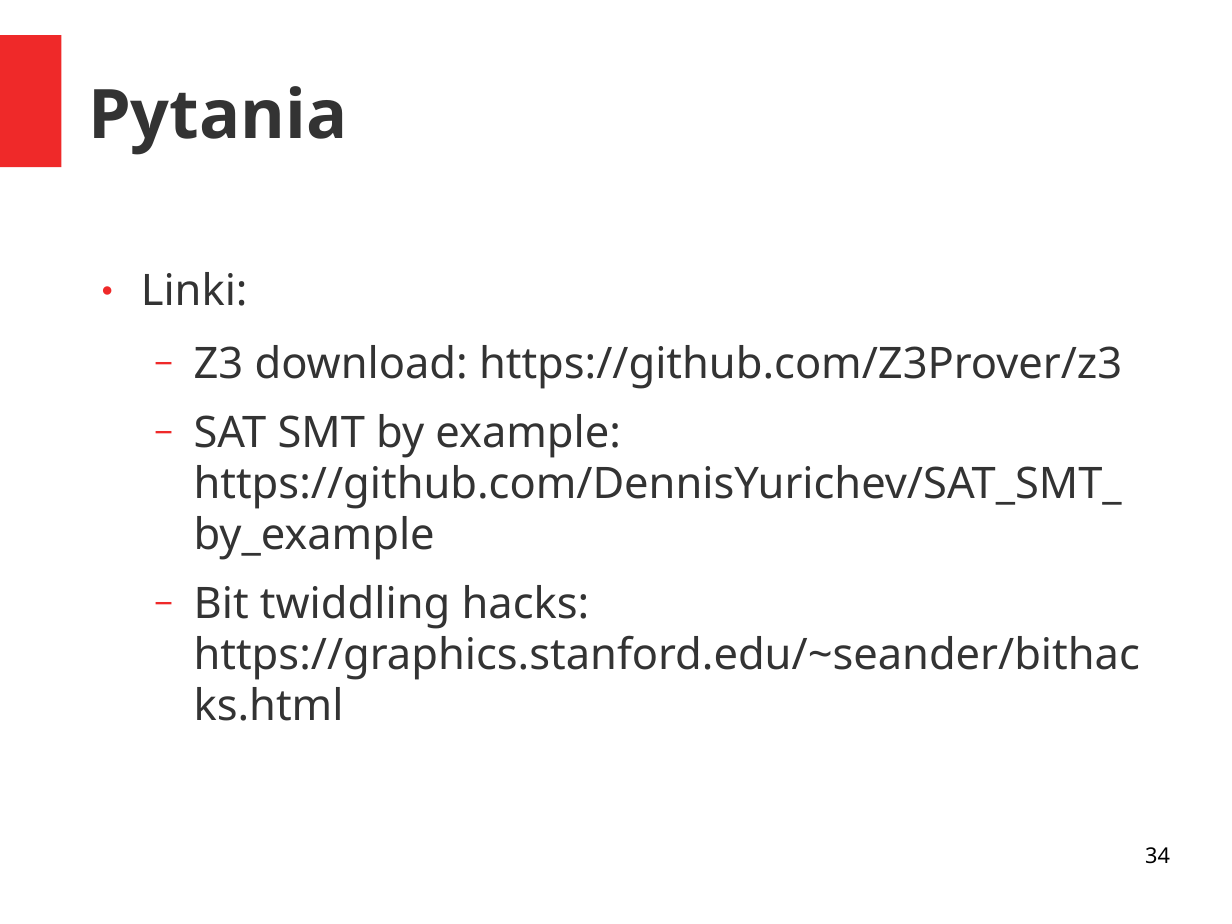
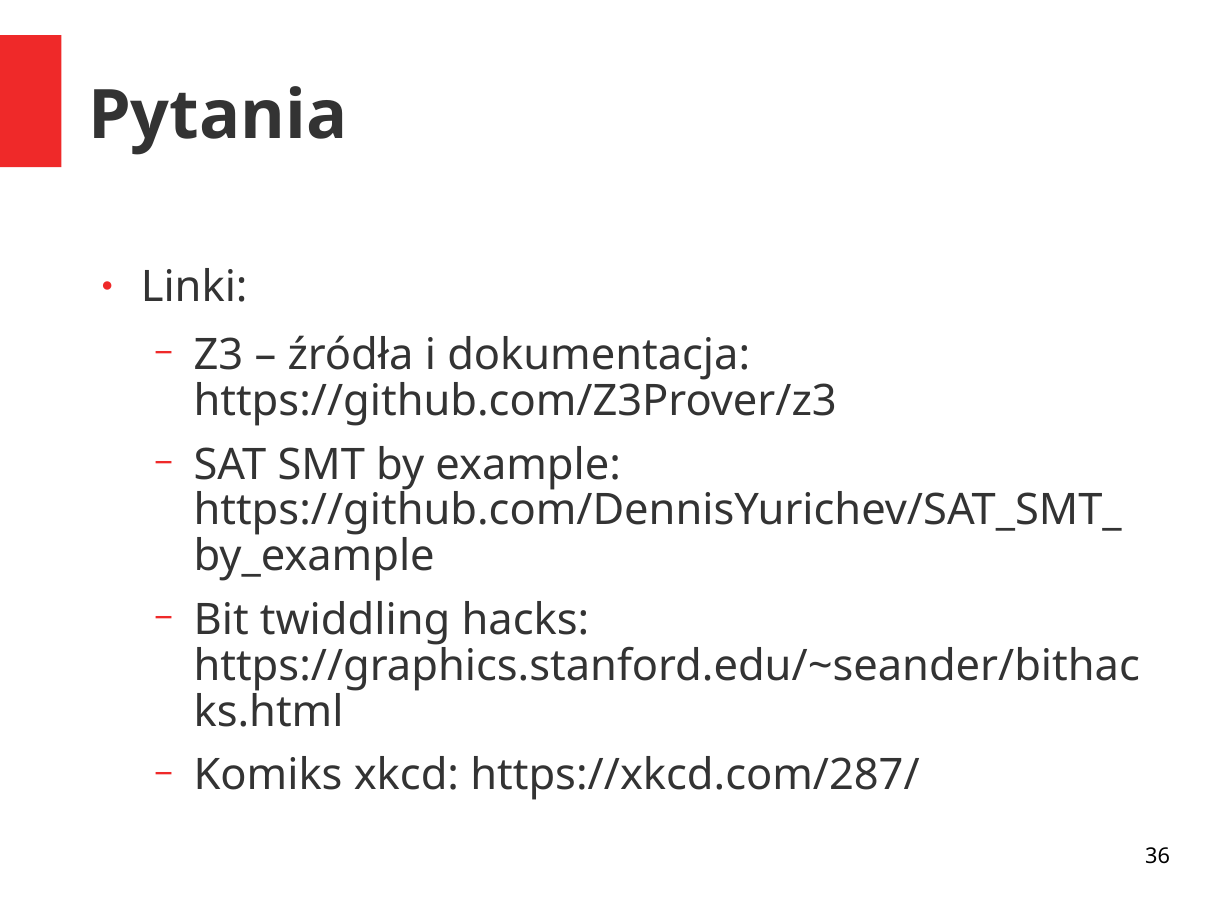
Before and after one commit to akrasuski1/presentation-z3, a slide deck: slide 36 of prez.ppt (slide 34 before the commit). Drawn at 1232x924 pixels with LibreOffice and Linux fonts; fonts in the diff are those of the drawing. Boxes give left, top, right and bottom in pixels: in the first picture for what was removed or moved away, otherwise in the second. Text is boxed around its words. In the diff, an @@ line names an element or a change of style, - is before the commit and + after.

Commit message:
Fixed bit hack example

```diff
--- a/prez.ppt
+++ b/prez.ppt
@@ text at [141, 268, 1140, 727]: line spacing 0.98 to 0.88 @@
@@ text at [194, 335, 837, 426]: text changed @@
-  − Z3 download: https://github.com/Z3Prover/z3
+  − Z3 – źródła i dokumentacja: https://github.com/Z3Prover/z3
@@ text at [194, 756, 919, 800]: paragraph added @@
+  − Komiks xkcd: https://xkcd.com/287/
@@ page number at [1145, 847, 1170, 864]: text changed @@
-34
+36
```
Also in this commit, not shown: 8 other slides changed, 2 slides added, 2 other files.
